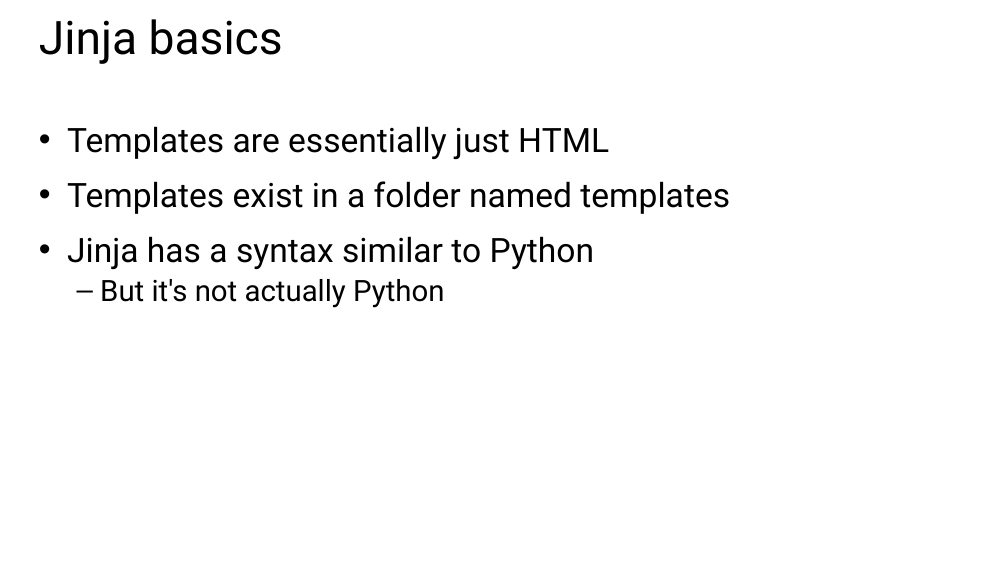
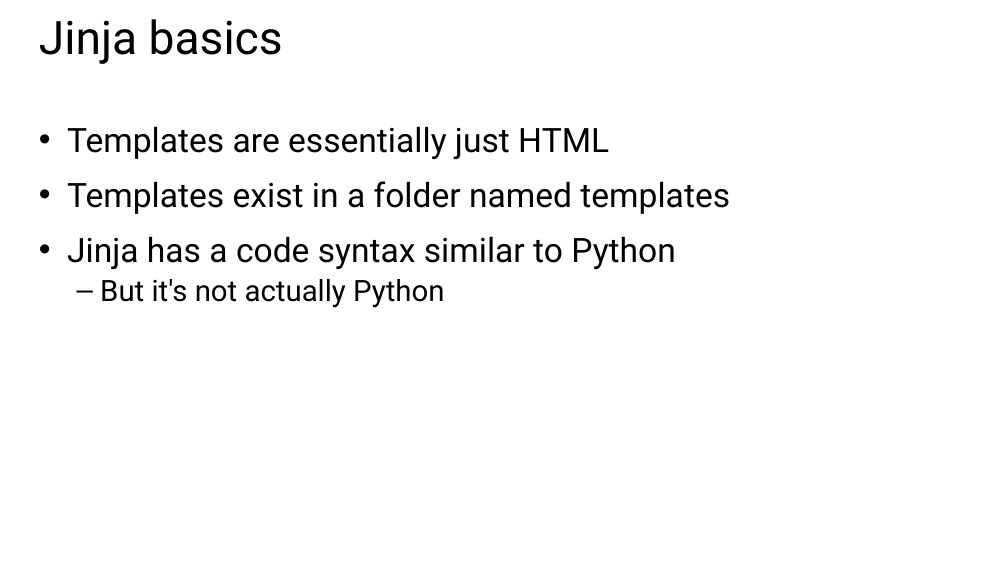
Before and after one commit to GeekTrainer/Flask, a slide deck: slide 23 of Slides/Module 3 - Creating an interface.pptx. Drawn at 1008x567 pixels with LibreOffice and Linux fonts; fonts in the diff are those of the drawing. Boxes give left, top, right and bottom in pixels: in the first picture for what was removed or moved away, otherwise in the second. Text is boxed around its words. In the diff, an @@ line names an element or a change of style, - is before the commit and + after.

Commit message:
Slide work

```diff
--- a/Slides/Module 3 - Creating an interface.pptx
+++ b/Slides/Module 3 - Creating an interface.pptx
@@ text at <box>67,236,676,269</box>: text changed @@
-• Jinja has a syntax similar to Python
+• Jinja has a code syntax similar to Python
```
Also in this commit, not shown: 1 other slide changed, 45 other files.
